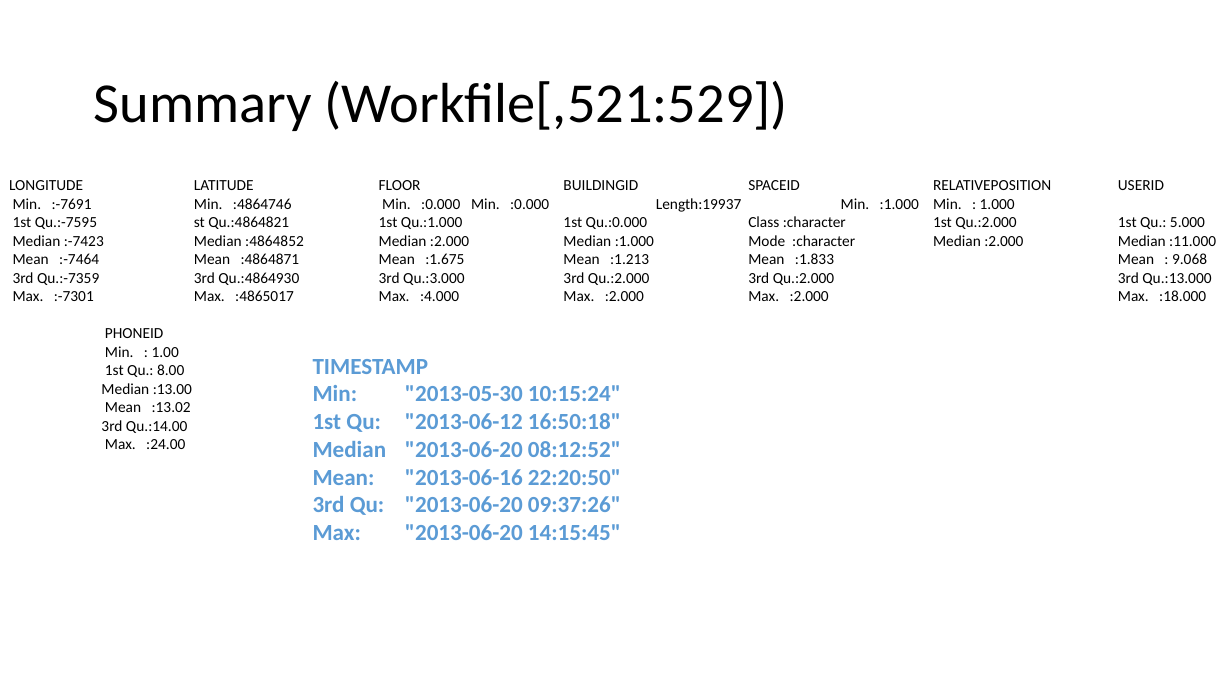
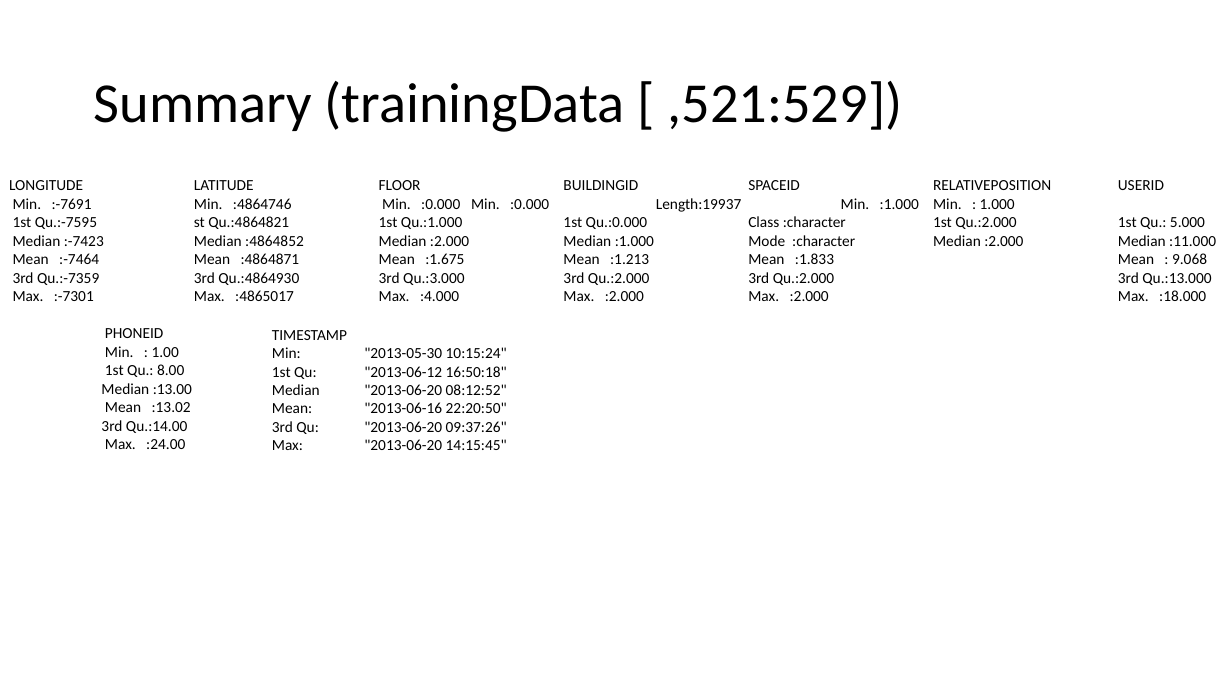
Before and after one commit to NatasjaFortuin/Wifi-locationing, a slide deck: slide 7 of Data etc/Pres Wifi.pptx. Drawn at 1232x693 pixels with LibreOffice and Linux fonts; fonts in the diff are those of the drawing. Boxes give left, top, right and bottom in pixels: in the first picture for what was removed or moved away, otherwise in the second. Text is boxed around its words. In the diff, an @@ line names an element or a change of style, - is before the commit and + after.

```diff
--- a/Data etc/Pres Wifi.pptx
+++ b/Data etc/Pres Wifi.pptx
@@ title at <box>94,81,902,132</box>: text changed @@
-Summary (Workfile[,521:529])
+Summary (trainingData [ ,521:529])
@@ text "TIMESTAMP": place and size @@
-text "TIMESTAMP" at <box>313,359,621,540</box>
+text "TIMESTAMP" at <box>272,330,507,450</box>
@@ text "TIMESTAMP" at <box>272,330,507,450</box>: size 18 to 12 pt, text colour #5B9BD5 to #000000, bold off @@
```
Also in this commit, not shown: 14 other slides changed, 3 slides added, 3 slides removed, 16 other files.
